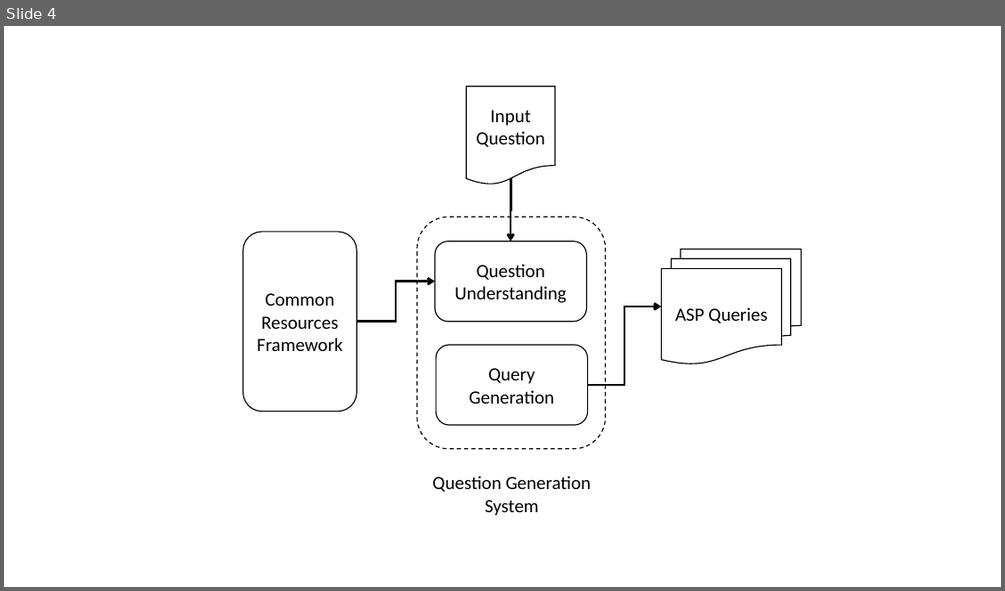
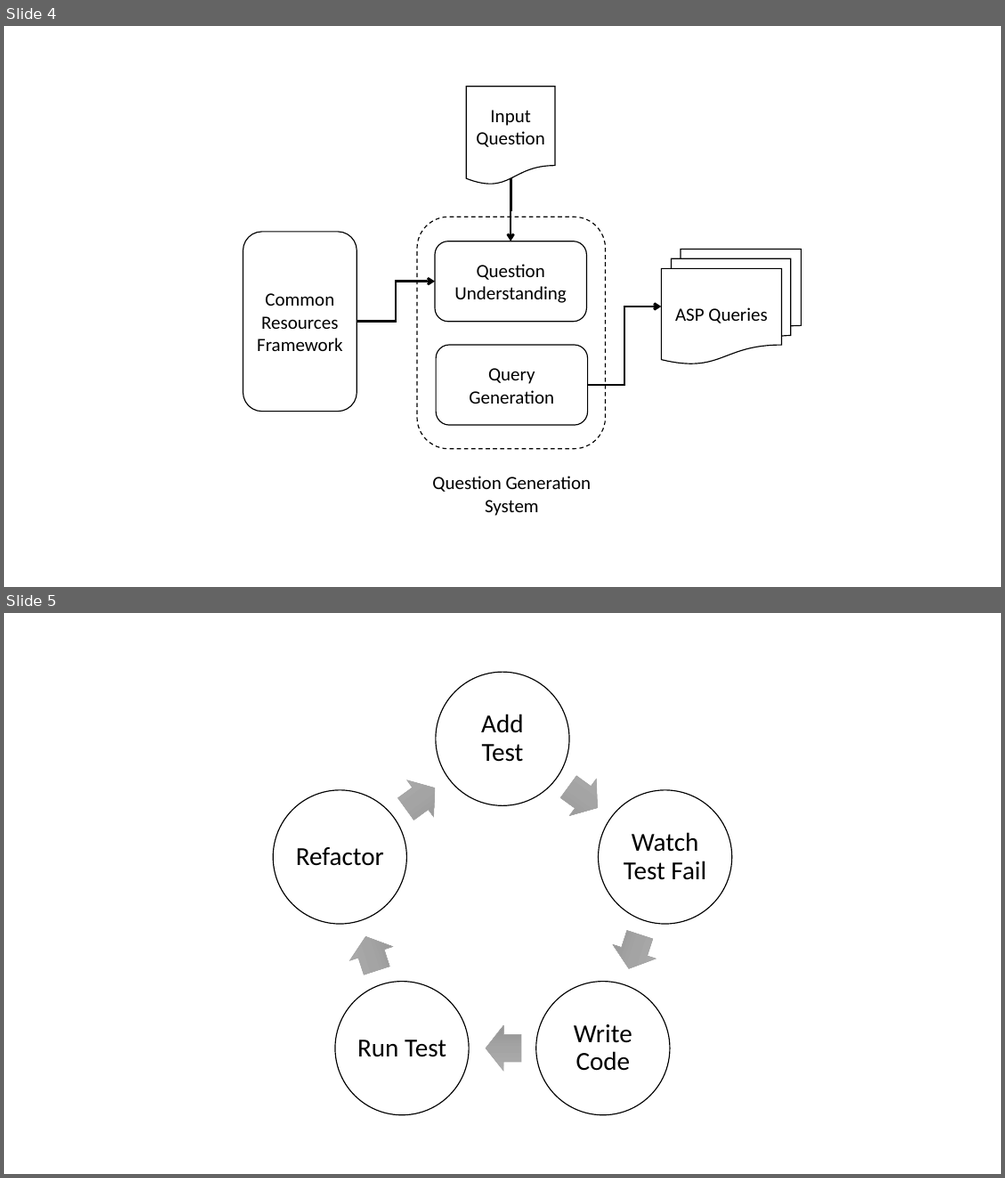
Before and after one commit to DhruvaPendharkar/thesis-project, a slide deck: Notes/Diagrams.pptx. Shown one above the other, each under a label of ours: slide 4 before the commit, slides 4 and 5 after it. The pictures are 1005x591 and 1005x1178 pixels, drawn with LibreOffice and Linux fonts; fonts in the diff are those of the drawing. Boxes give left, top, right and bottom in pixels: in the first picture for what was removed or moved away, otherwise in the second. Text is boxed around its words. In the diff, an @@ line names an element or a change of style, - is before the commit and + after.

```diff
--- a/Notes/Diagrams.pptx
+++ b/Notes/Diagrams.pptx
@@ slide 5 added at (4, 613, 1001, 1174), background #FFFFFF @@
@@ group added at (273, 672, 732, 1115): 5 ellipses, 5 texts, 5 right arrows @@
+Add Test
+Watch Test Fail
+Write Code
+Run Test
+Refactor
```
Also in this commit, not shown: 2 other files.
